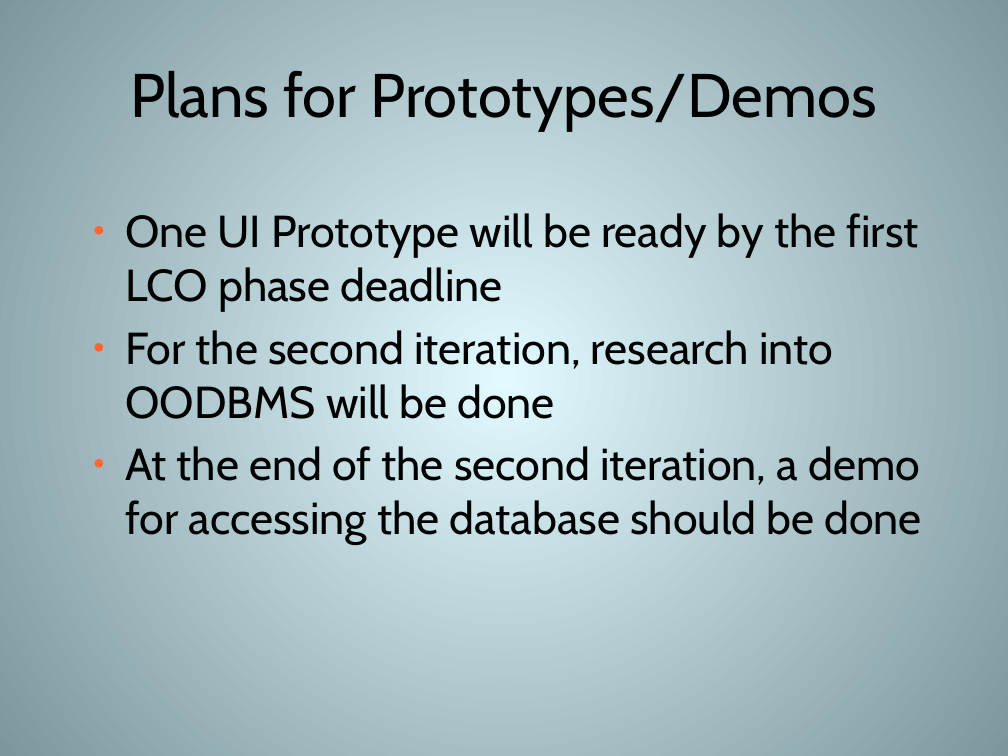
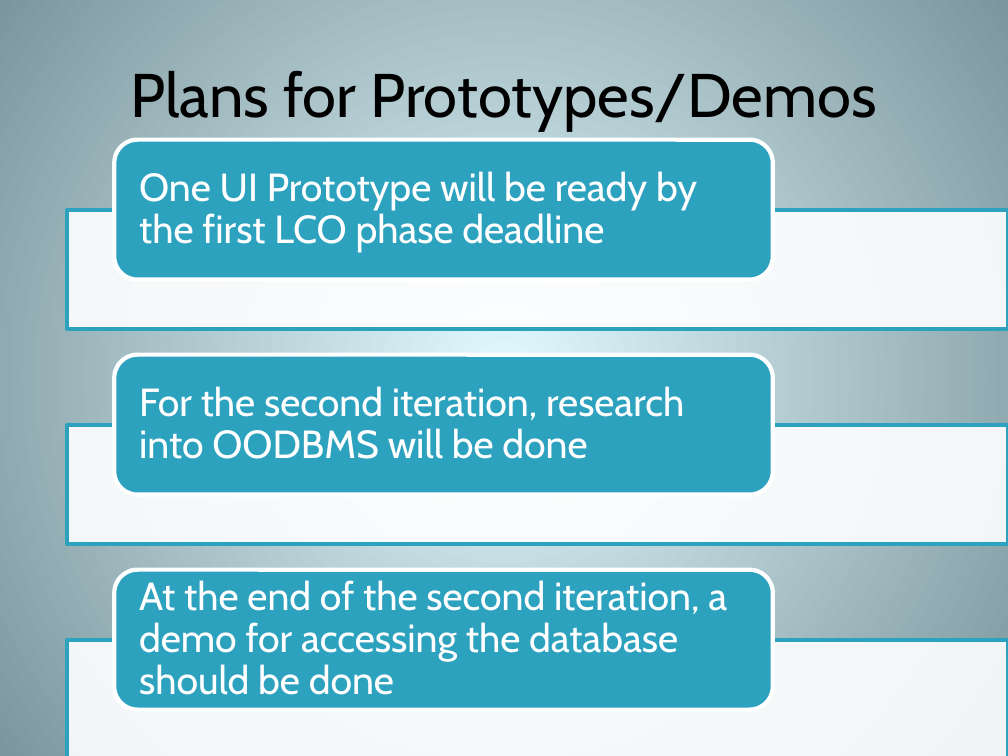
Before and after one commit to hjc/JagTrack, a slide deck: slide 18 of LCO_Brief_Placeholder/Deliverables/lco-briefing.pptx (slide 19 before the commit). Drawn at 1008x756 pixels with LibreOffice and Linux fonts; fonts in the diff are those of the drawing. Boxes give left, top, right and bottom in pixels: in the first picture for what was removed or moved away, otherwise in the second. Text is boxed around its words. In the diff, an @@ line names an element or a change of style, - is before the commit and + after.

```diff
--- a/LCO_Brief_Placeholder/Deliverables/lco-briefing.pptx
+++ b/LCO_Brief_Placeholder/Deliverables/lco-briefing.pptx
@@ text removed at box(125, 213, 921, 544) @@
-● One UI Prototype will be ready by the first LCO phase deadline
-● For the second iteration, research into OODBMS will be done
-● At the end of the second iteration, a demo for accessing the database should be done
@@ group added at box(68, 140, 1008, 756): 3 rectangles, 3 rounded rectangles, 3 texts @@
+One UI Prototype will be ready by the first LCO phase deadline
+For the second iteration, research into OODBMS will be done
+At the end of the second iteration, a demo for accessing the database should be done
```
Also in this commit, not shown: 14 other slides changed, 4 slides added, 5 slides removed, 2 other files.
